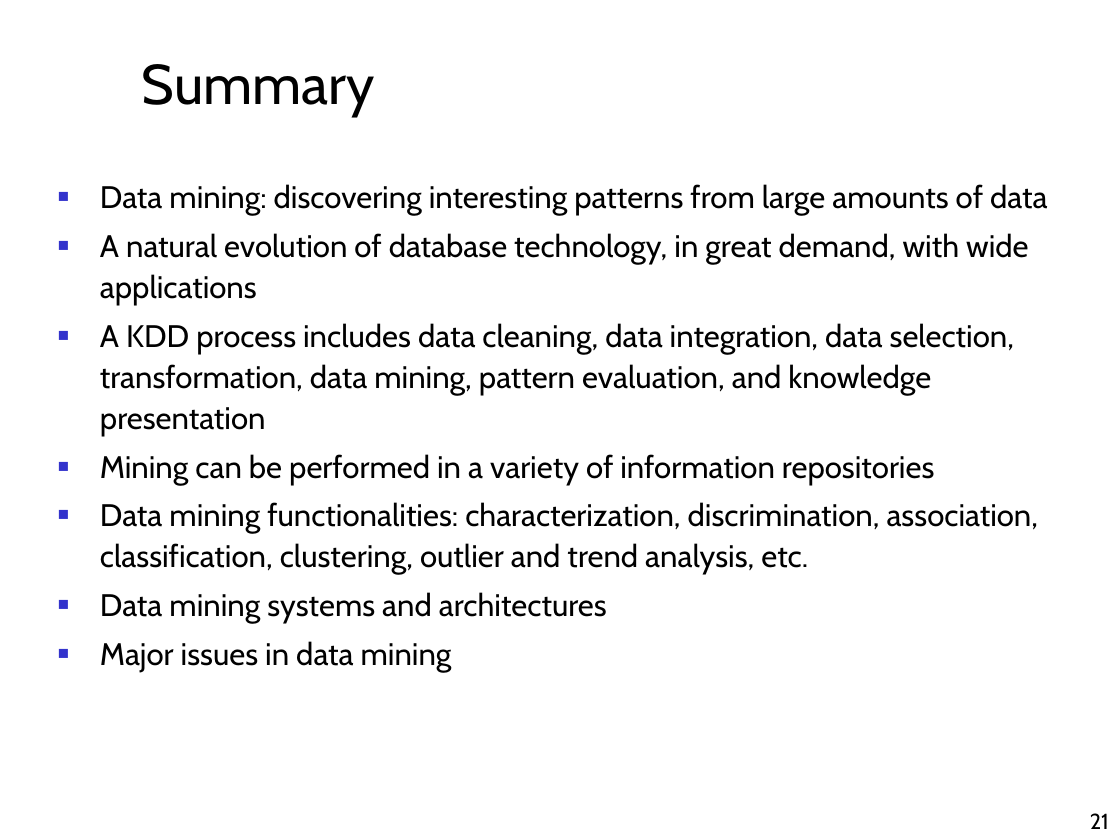
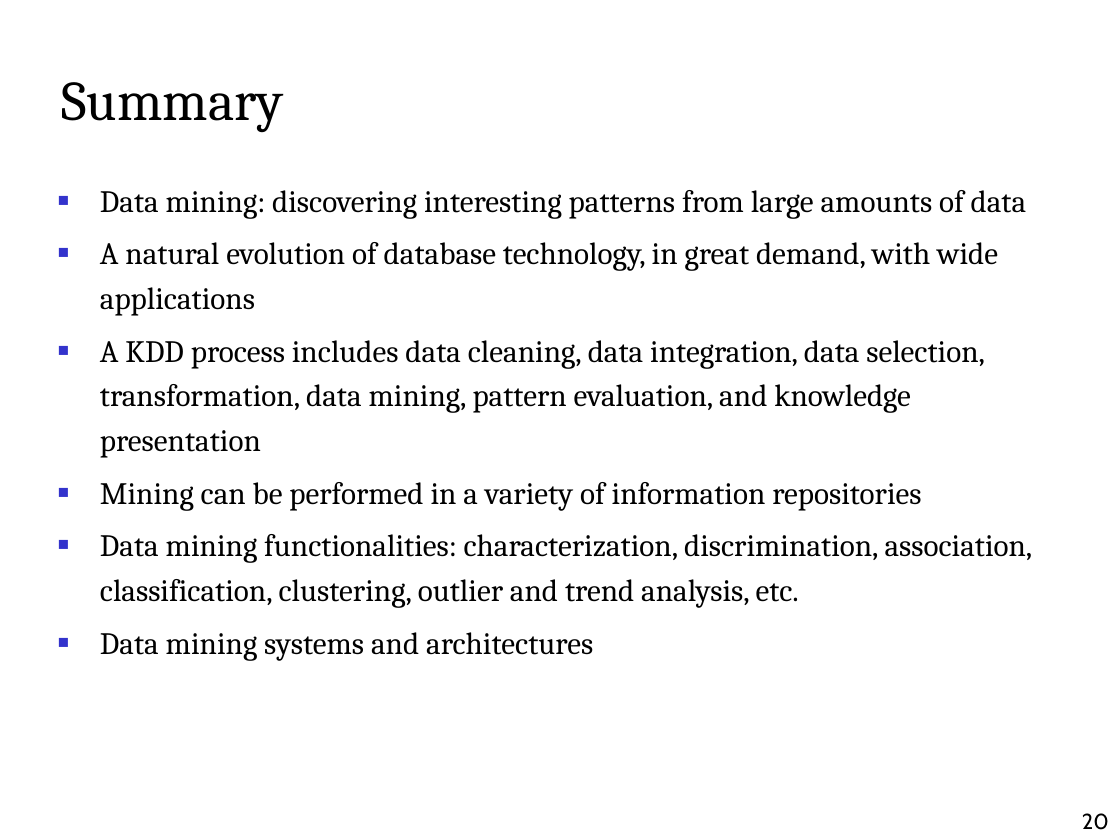
Before and after one commit to alaagamal98/web-based-his, a slide deck: slide 20 of Presentation/Data Mining.ppt (slide 21 before the commit). Drawn at 1120x840 pixels with LibreOffice and Linux fonts; fonts in the diff are those of the drawing; background and template pictures are left out. Boxes give left, top, right and bottom in pixels: in the first picture for what was removed or moved away, otherwise in the second. Text is boxed around its words. In the diff, an @@ line names an element or a change of style, - is before the commit and + after.

```diff
--- a/Presentation/Data Mining.ppt
+++ b/Presentation/Data Mining.ppt
@@ title "Summary": place and size @@
-title "Summary" at <box>142,64,375,116</box>
+title "Summary" at <box>61,82,283,132</box>
@@ title "Summary" at <box>61,82,283,132</box>: font Cabin to Cambria @@
@@ text "Data mining: discovering interesting patterns ..." at <box>100,190,1033,661</box>: font Cabin to Cambria; line spacing 1.1 to 1.2 @@
@@ text at <box>100,641,452,673</box>: paragraph removed @@
-■ Major issues in data mining
@@ page number at <box>1082,813,1109,830</box>: text changed @@
-21
+20
```
Also in this commit, not shown: 12 other slides changed, 1 slide added, 1 slide removed, 4 other files.
